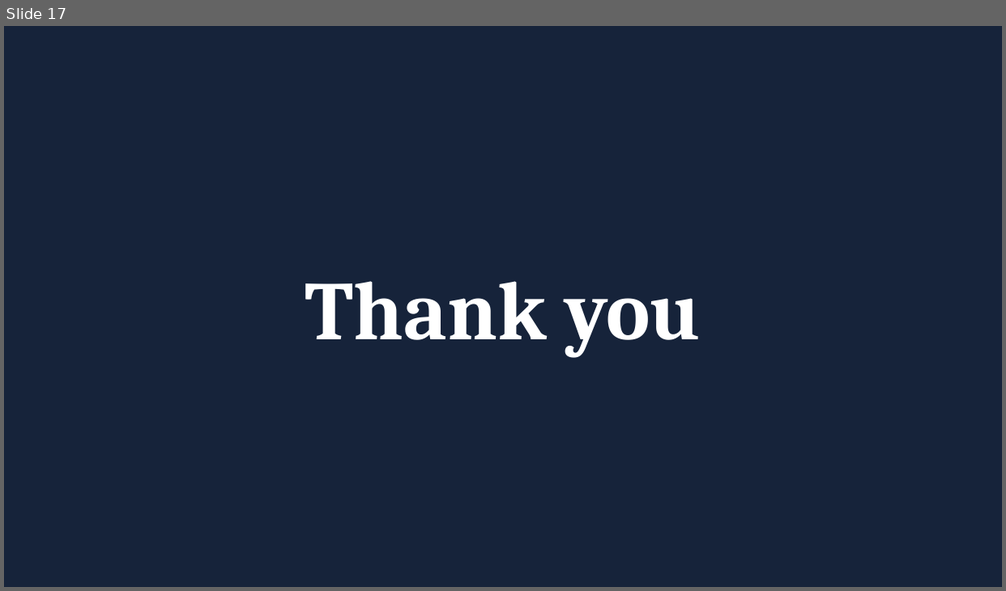
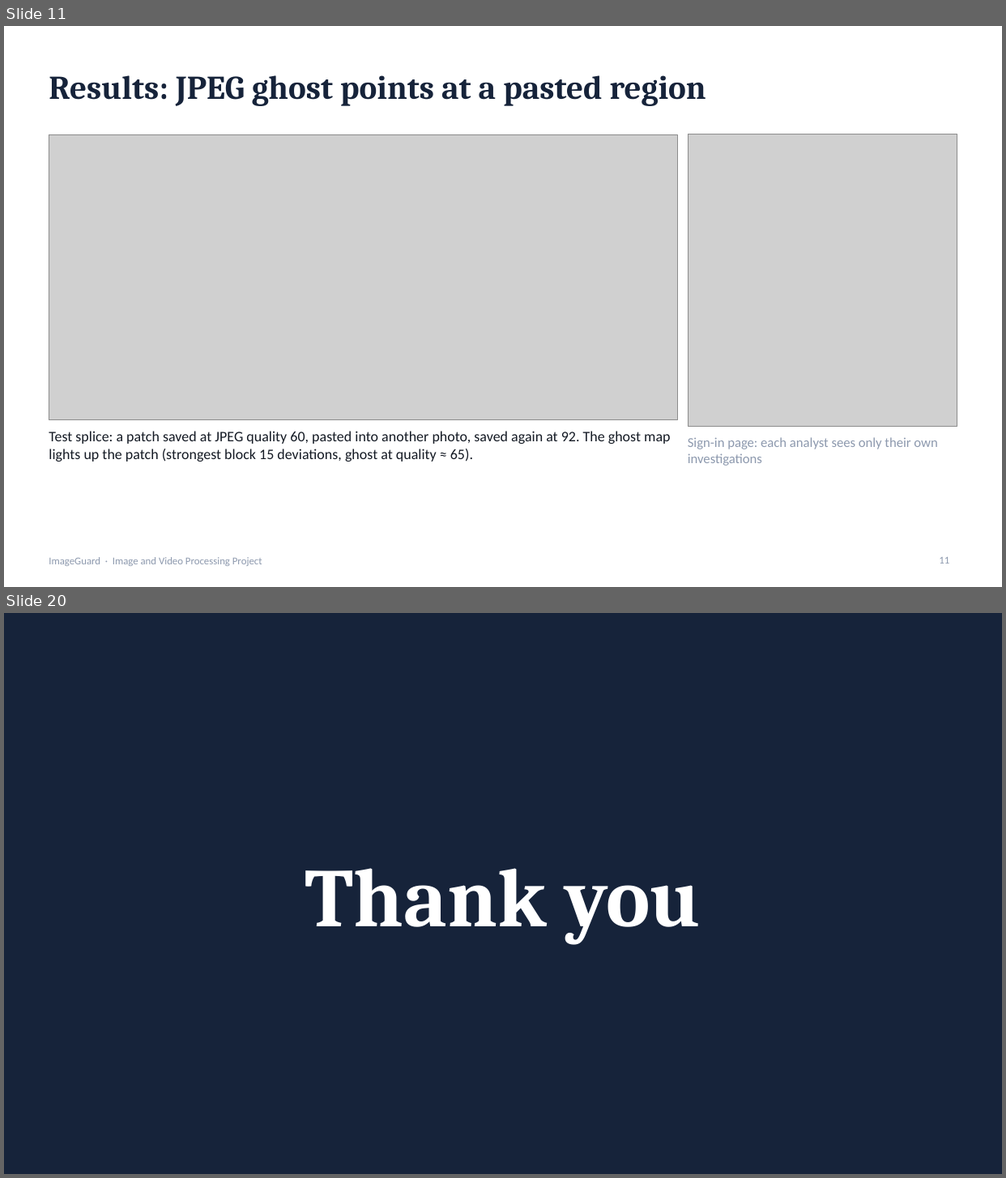
Before and after one commit to kankanaujia/ImageGuard-IVP-Project, a slide deck: documentation/ImageGuard_Presentation.pptx. Shown one above the other, each under a label of ours: slide 17 before the commit, slides 11 and 20 after it; the slides between them are not shown. The pictures are 1006x591 and 1006x1178 pixels, drawn with LibreOffice and Linux fonts; fonts in the diff are those of the drawing; grey boxes stand for pictures. Boxes give left, top, right and bottom in pixels: in the first picture for what was removed or moved away, otherwise in the second. Text is boxed around its words. In the diff, an @@ line names an element or a change of style, - is before the commit and + after.

```diff
--- a/documentation/ImageGuard_Presentation.pptx
+++ b/documentation/ImageGuard_Presentation.pptx
@@ slide 11 added at <box>4,26,1002,587</box>, background #FFFFFF @@
@@ title added at <box>49,75,706,106</box>, 32 pt, text #16233A, bold @@
+Results: JPEG ghost points at a pasted region
@@ picture added at <box>49,135,678,420</box> @@
@@ picture added at <box>688,135,957,426</box> @@
@@ text added at <box>49,431,670,462</box>, 14 pt, text #141A24 @@
+Test splice: a patch saved at JPEG quality 60, pasted into another photo, saved again at 92. The ghost map lights up the patch (strongest block 15 deviations, ghost at quality ≈ 65).
@@ text added at <box>688,437,937,466</box>, 13 pt, text #8D99AE @@
+Sign-in page: each analyst sees only their own investigations
@@ text added at <box>49,557,262,566</box>, 10 pt, text #8D99AE @@
+ImageGuard · Image and Video Processing Project
@@ page number added at <box>939,557,949,564</box>, 10 pt, text #8D99AE @@
+11
@@ what was slide 17 is now slide 20 @@
```
Also in this commit, not shown: 12 slides changed, 5 other slides added, 3 slides removed, 30 other files.
